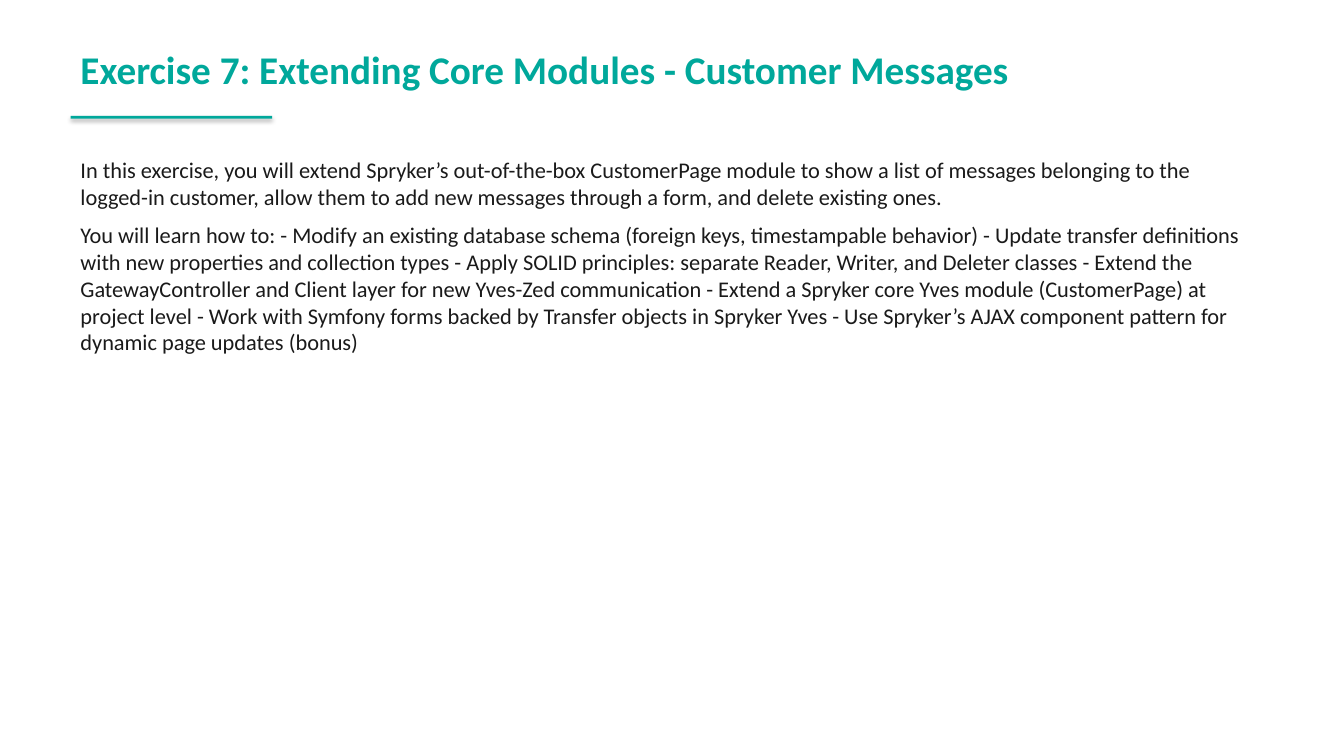
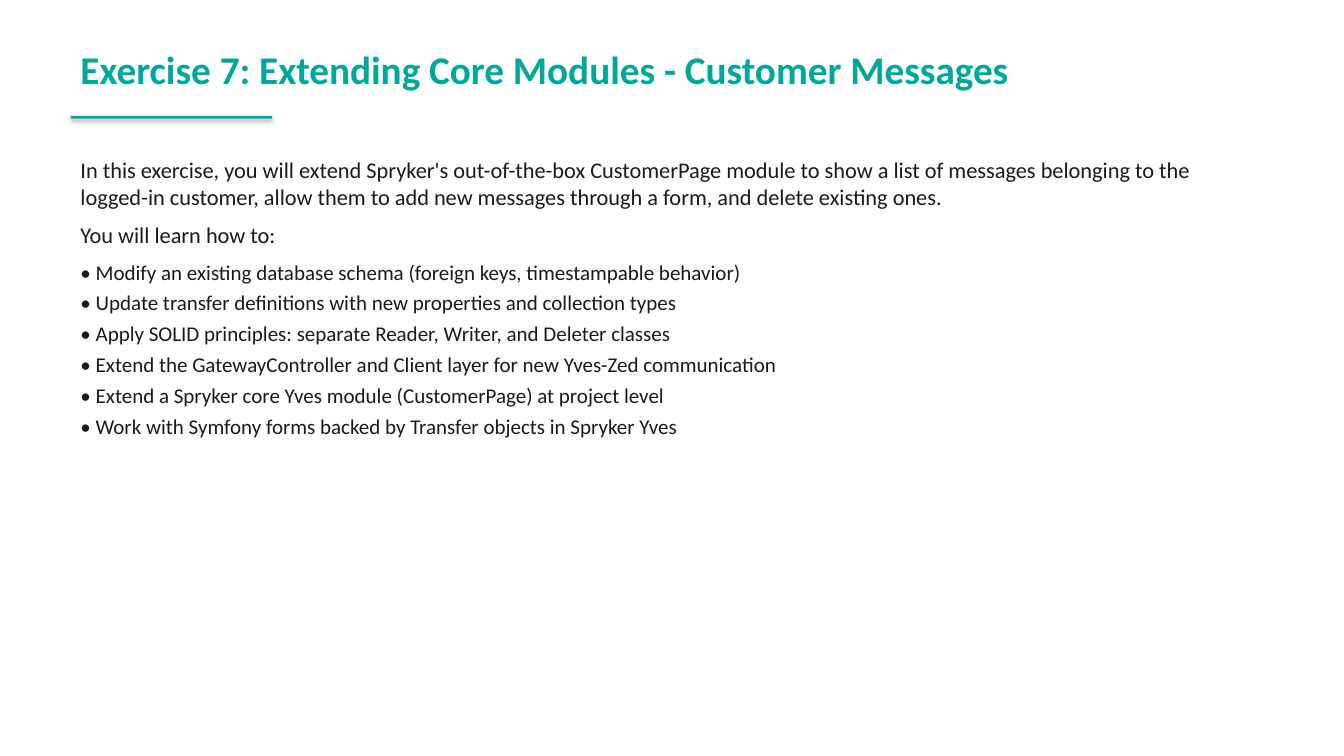
Before and after one commit to spryker-academy/instructor-exercises, a slide deck: slide 161 of guides-pptx/spryker-academy-fundamental.pptx (slide 143 before the commit). Drawn at 1344x756 pixels with LibreOffice and Linux fonts; fonts in the diff are those of the drawing. Boxes give left, top, right and bottom in pixels: in the first picture for what was removed or moved away, otherwise in the second. Text is boxed around its words. In the diff, an @@ line names an element or a change of style, - is before the commit and + after.

```diff
--- a/guides-pptx/spryker-academy-fundamental.pptx
+++ b/guides-pptx/spryker-academy-fundamental.pptx
@@ text at (80,162,1189,438): text changed; size 16 to 15 pt @@
-In this exercise, you will extend Spryker’s out-of-the-box CustomerPage module to show a list of messages belonging to the logged-in customer, allow them to add new messages through a form, and delete existing ones.
-You will learn how to: - Modify an existing database schema (foreign keys, timestampable behavior) - Update transfer definitions with new properties and collection types - Apply SOLID principles: separate Reader, Writer, and Deleter classes - Extend the GatewayController and Client layer for new Yves-Zed communication - Extend a Spryker core Yves module (CustomerPage) at project level - Work with Symfony forms backed by Transfer objects in Spryker Yves - Use Spryker’s AJAX component pattern for dynamic page updates (bonus)
+In this exercise, you will extend Spryker's out-of-the-box CustomerPage module to show a list of messages belonging to the logged-in customer, allow them to add new messages through a form, and delete existing ones.
+You will learn how to:
+• Modify an existing database schema (foreign keys, timestampable behavior)
+• Update transfer definitions with new properties and collection types
+• Apply SOLID principles: separate Reader, Writer, and Deleter classes
+• Extend the GatewayController and Client layer for new Yves-Zed communication
+• Extend a Spryker core Yves module (CustomerPage) at project level
+• Work with Symfony forms backed by Transfer objects in Spryker Yves
```
Also in this commit, not shown: 23 other slides changed, 22 slides added, 11 other files.
